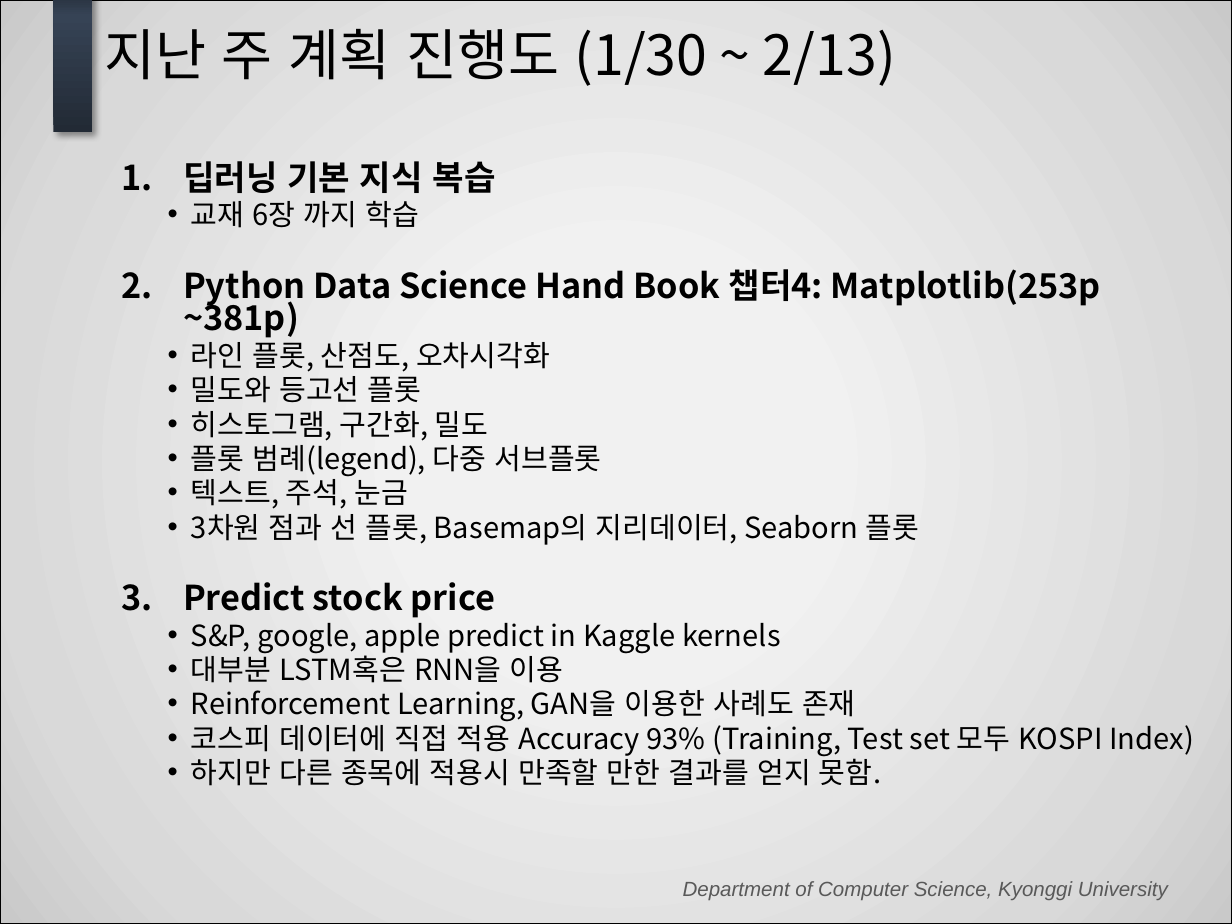
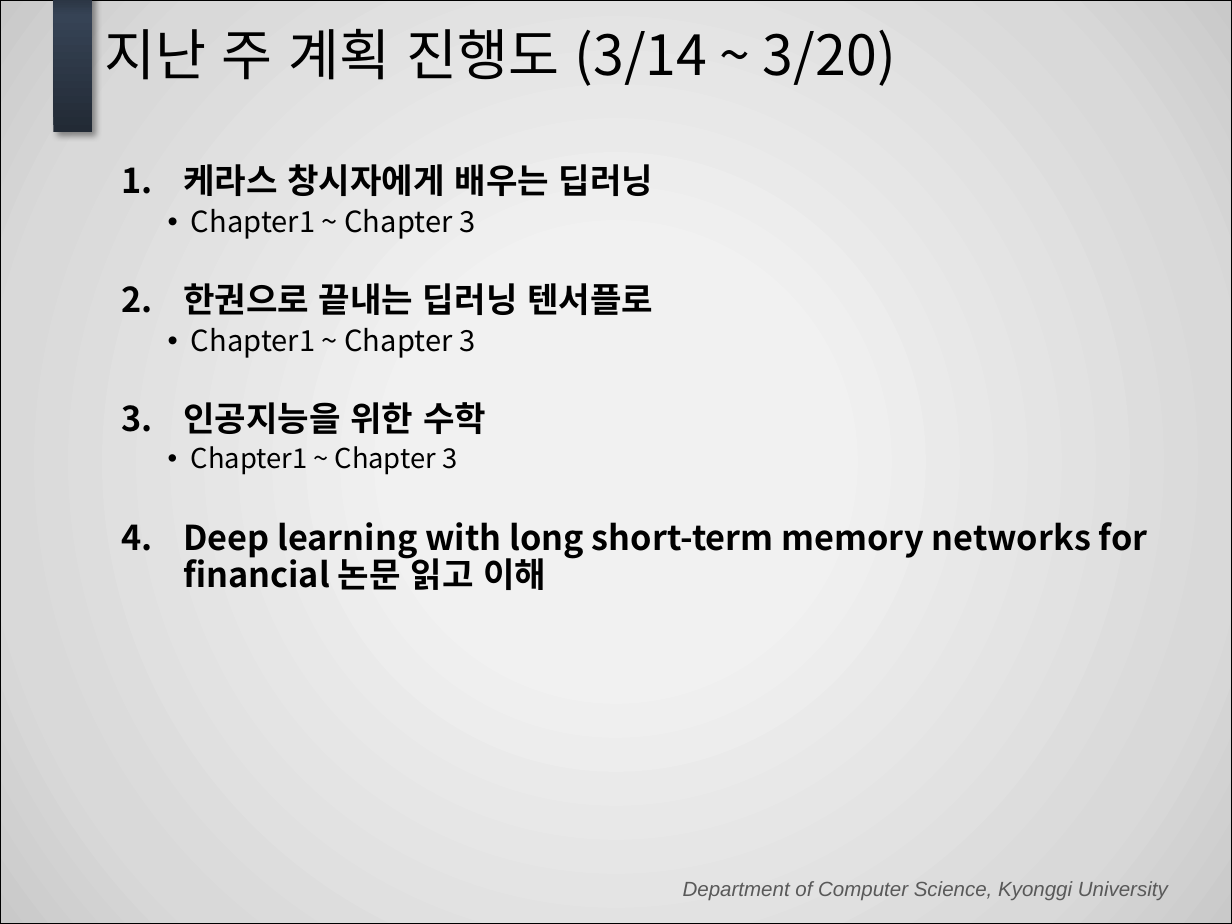
Before and after one commit to Lay4U/ROTS_StepByStep, a slide deck: slide 3 of 세미나/2월 2주차 (김형래).pptx. Drawn at 1232x924 pixels with LibreOffice and Linux fonts; fonts in the diff are those of the drawing; background and template pictures are left out. Boxes give left, top, right and bottom in pixels: in the first picture for what was removed or moved away, otherwise in the second. Text is boxed around its words. In the diff, an @@ line names an element or a change of style, - is before the commit and + after.

```diff
--- a/세미나/2월 2주차 (김형래).pptx
+++ b/세미나/2월 2주차 (김형래).pptx
@@ title at box(104, 29, 896, 86): text changed @@
-지난 주 계획 진행도 (1/30 ~ 2/13)
+지난 주 계획 진행도 (3/14 ~ 3/20)
@@ text at box(183, 164, 1148, 590): text changed; size 17 to 20 pt; bold on @@
-  1. 딥러닝 기본 지식 복습
-    • 교재 6장 까지 학습
-  2. Python Data Science Hand Book 챕터4: Matplotlib(253p ~381p)
-    • 라인 플롯, 산점도, 오차시각화
-    • 밀도와 등고선 플롯
-    • 히스토그램, 구간화, 밀도
-    • 플롯 범례(legend), 다중 서브플롯
-    • 텍스트, 주석, 눈금
-    • 3차원 점과 선 플롯, Basemap의 지리데이터, Seaborn 플롯
-  3. Predict stock price
-    • S&P, google, apple predict in Kaggle kernels
-    • 대부분 LSTM혹은 RNN을 이용
-    • Reinforcement Learning, GAN을 이용한 사례도 존재
-    • 코스피 데이터에 직접 적용 Accuracy 93% (Training, Test set 모두 KOSPI Index)
-    • 하지만 다른 종목에 적용시 만족할 만한 결과를 얻지 못함.
+  1. 케라스 창시자에게 배우는 딥러닝
+    • Chapter1 ~ Chapter 3
+  2. 한권으로 끝내는 딥러닝 텐서플로
+    • Chapter1 ~ Chapter 3
+  3. 인공지능을 위한 수학
+    • Chapter1 ~ Chapter 3
+  4. Deep learning with long short-term memory networks for financial 논문 읽고 이해
```
Also in this commit, not shown: 2 other slides changed, 1 slide added, 1 slide removed, 32 other files.
